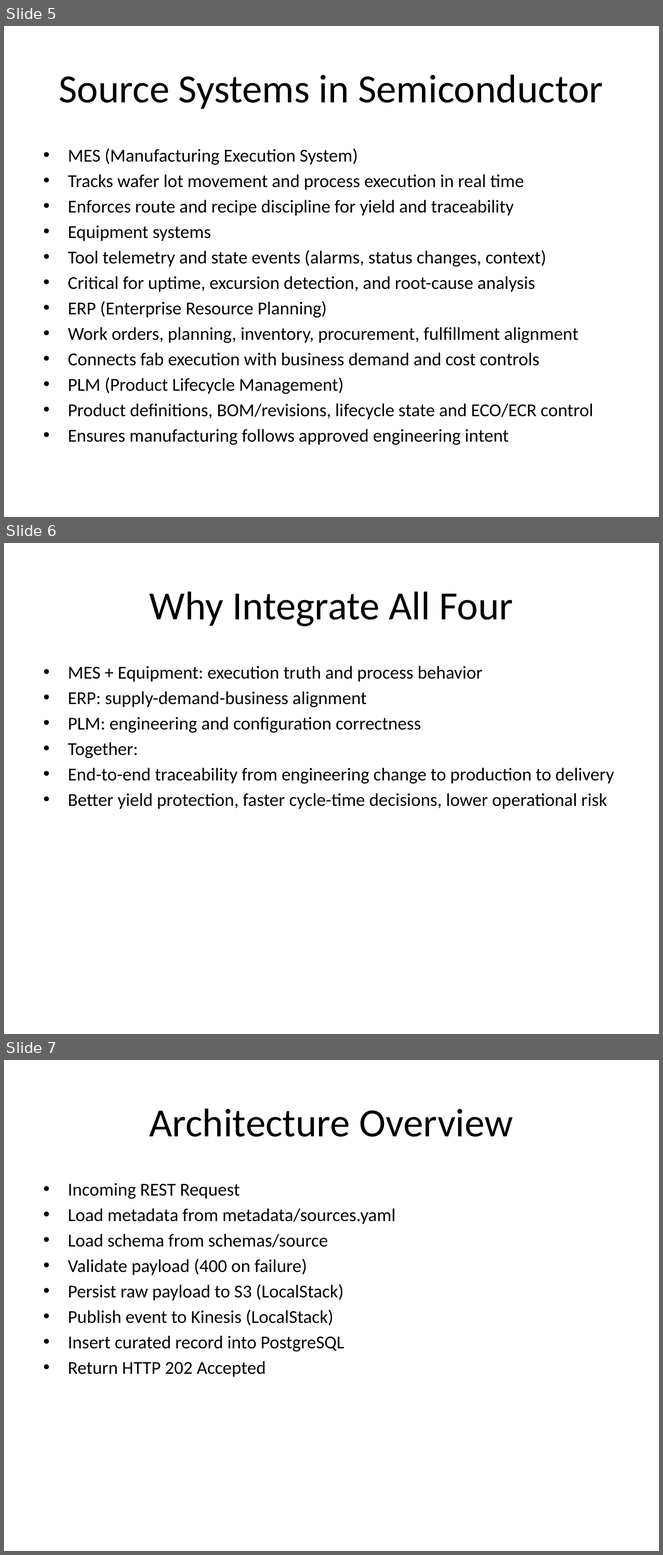
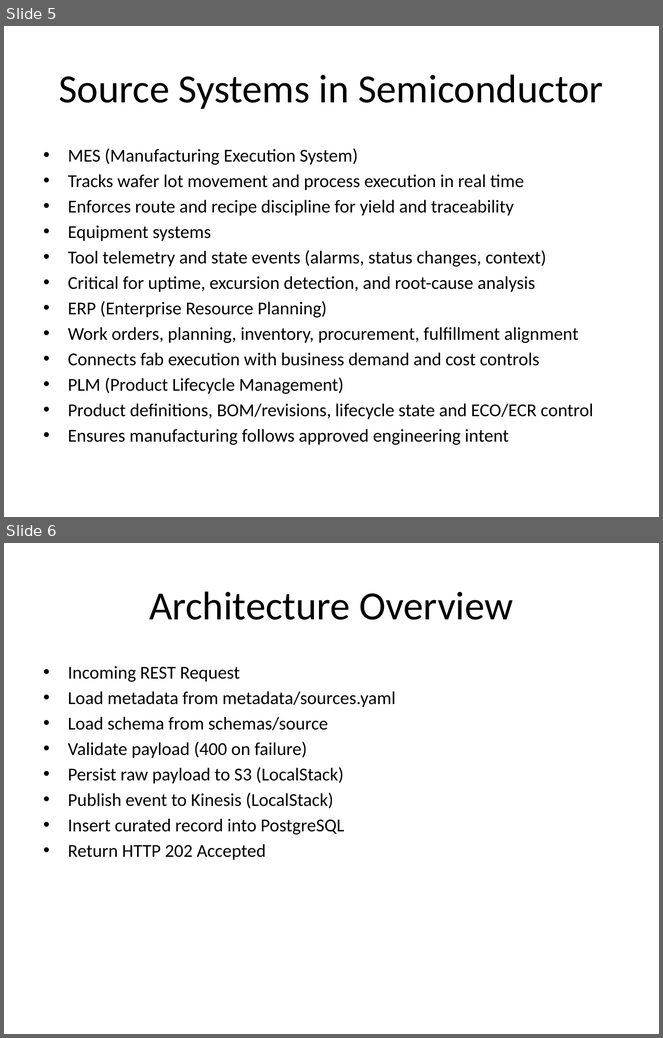
Before and after one commit to rkowdeed/semiconductor_intelligence_platform, a slide deck: docs/presentation/SODP_Phase1_Presentation_Draft.pptx. Shown one above the other, each under a label of ours: slides 5, 6 and 7 before the commit, slides 5 and 6 after it. The pictures are 663x1555 and 663x1038 pixels, drawn with LibreOffice and Linux fonts; fonts in the diff are those of the drawing. Boxes give left, top, right and bottom in pixels: in the first picture for what was removed or moved away, otherwise in the second. Text is boxed around its words. In the diff, an @@ line names an element or a change of style, - is before the commit and + after.

```diff
--- a/docs/presentation/SODP_Phase1_Presentation_Draft.pptx
+++ b/docs/presentation/SODP_Phase1_Presentation_Draft.pptx
@@ slide 6 removed at [4, 543, 659, 1034], background #FFFFFF @@
@@ title removed at [150, 591, 513, 627] @@
-Why Integrate All Four
@@ text removed at [68, 666, 614, 809] @@
-• MES + Equipment: execution truth and process behavior
-• ERP: supply-demand-business alignment
-• PLM: engineering and configuration correctness
-• Together:
-• End-to-end traceability from engineering change to production to delivery
-• Better yield protection, faster cycle-time decisions, lower operational risk
@@ what was slide 7 is now slide 6 @@
```
Also in this commit, not shown: 3 slides changed, 1 slide added, 35 other files.
